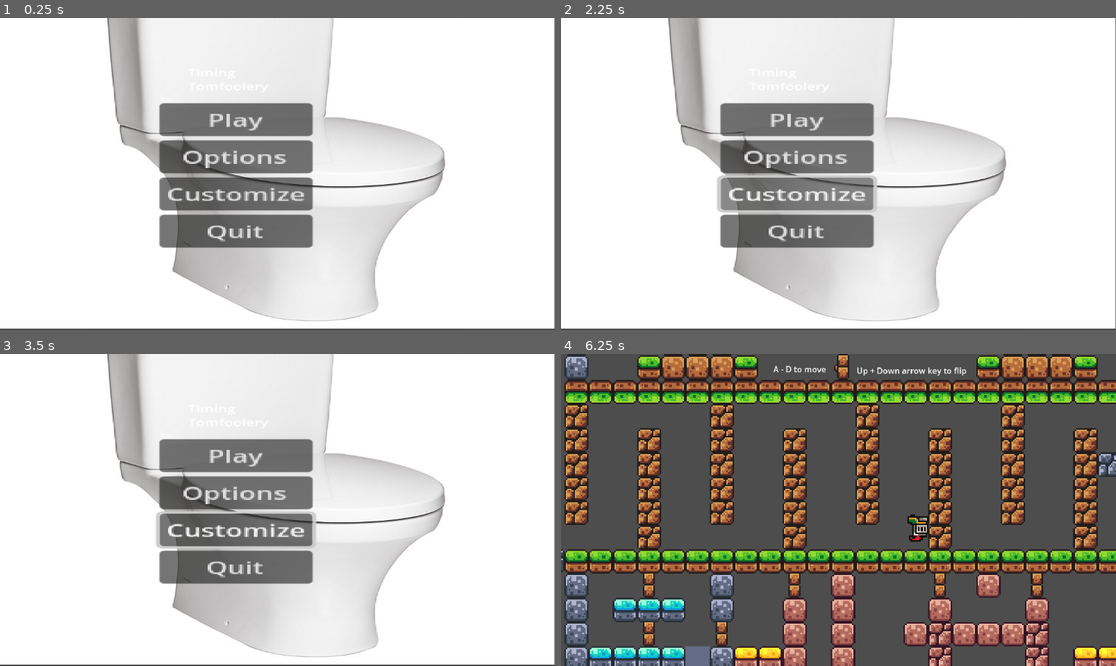
Above: before the commit, frames 1-4 (two rows, left to right).
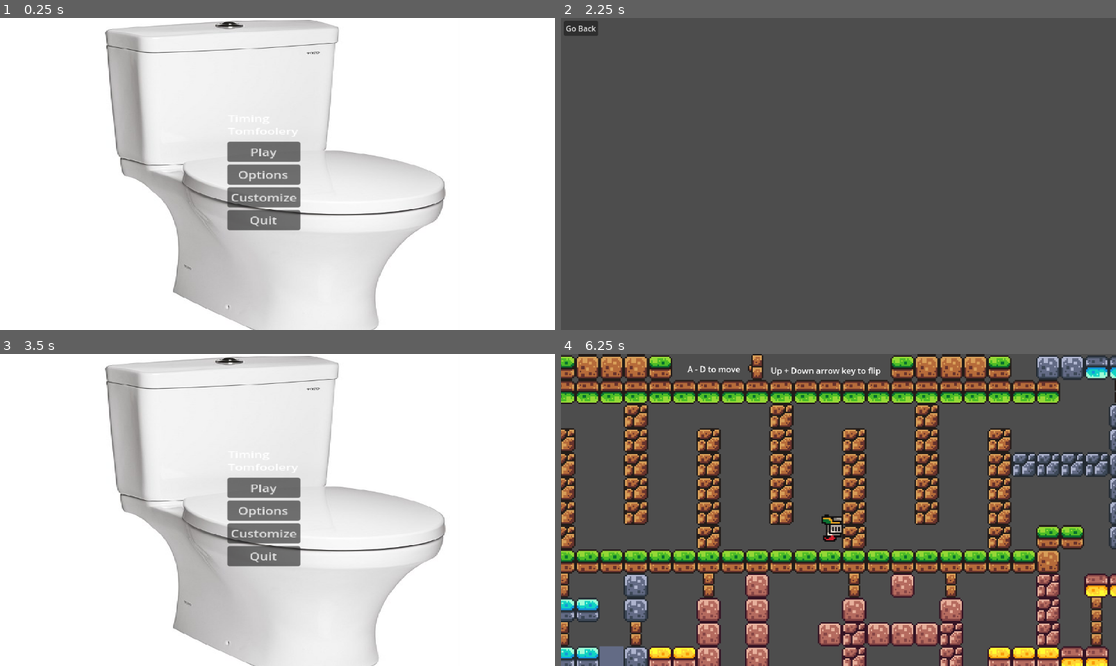
Above: after the commit, the same moments.

Repository: AirbusA340/YR-11-Game
Game: Godot game, scene res://scenes/menu.tscn
The game is run twice, just before and just after one commit, with the same random seed, the same clock (stepped at 60 frames per second) and the same inputs.
Inputs (mouse positions are in pixels of both pictures, inside the frame that each line leads up to):
- Up to frame 1 (0.25 s): no input
- Up to frame 2 (2.25 s): click "Options" at 0.5 s; click (583, 30) at 1.25 s, where only the run after the commit has a clickable "Go Back"; click "Customize" at 2 s
- Up to frame 3 (3.5 s): click (22, 363) at 2.75 s, where only the run after the commit has a clickable "Go Back"
- Up to frame 4 (6.25 s): click "Play" at 3.5 s; click "1" at 4.25 s; move the mouse to (960, 494) at 5.02 s; hold D (move_right) from 5.03 s (still down); click (960, 494) at 5.1 s; tap Space (Jump) at 5.27, 6.02 s; move the mouse to (727, 525) at 5.77 s; click (727, 525) at 5.85 s

The runs differ from the first frame. In frame 1, 19% of the frame differs, in the area x 0-100%, y 0-100%; in frame 2, 97%; in frame 3, 19%; in frame 4, 53%.

Commit message:
UI Part 3

Diff:
--- /dev/null
+++ b/scenes/customize.tscn
@@ -0,0 +1,23 @@
+[gd_scene load_steps=2 format=3 uid="uid://2rdltv2a1cnd"]
+
+[ext_resource type="Script" path="res://scripts/customize.gd" id="1_5q22m"]
+
+[node name="Customize" type="Control"]
+layout_mode = 3
+anchors_preset = 15
+anchor_right = 1.0
+anchor_bottom = 1.0
+grow_horizontal = 2
+grow_vertical = 2
+script = ExtResource("1_5q22m")
+
+[node name="Go Back" type="Button" parent="."]
+layout_mode = 0
+offset_left = 6.0
+offset_top = 6.0
+offset_right = 77.0
+offset_bottom = 37.0
+text = "Go Back
+"
+
+[connection signal="pressed" from="Go Back" to="." method="_on_go_back_pressed"]
--- a/scenes/game.tscn
+++ b/scenes/game.tscn
@@ -403,12 +403,15 @@
 
 [node name="Game" type="Node2D"]
 
-[node name="Camera2D" type="Camera2D" parent="."]
-zoom = Vector2(3.145, 3.145)
-
 [node name="Player" parent="." instance=ExtResource("1_qrjs4")]
 position = Vector2(-10, 19)
 script = ExtResource("2_hwa0s")
+
+[node name="Camera2D" type="Camera2D" parent="Player"]
+position = Vector2(10, -19)
+zoom = Vector2(3.145, 3.145)
+position_smoothing_enabled = true
+position_smoothing_speed = 2.0
 
 [node name="TileMap" type="TileMap" parent="."]
 position = Vector2(11, -6)
--- a/scenes/level_selection.tscn
+++ b/scenes/level_selection.tscn
@@ -70,4 +70,13 @@
 layout_mode = 2
 text = "     5     "
 
+[node name="Go Back button" type="Button" parent="."]
+layout_mode = 0
+offset_left = 9.0
+offset_top = 9.0
+offset_right = 80.0
+offset_bottom = 40.0
+text = "Go Back"
+
 [connection signal="pressed" from="TextureRect/MarginContainer/HBoxContainer/Button" to="." method="_on_button_pressed"]
+[connection signal="pressed" from="Go Back button" to="." method="_on_go_back_button_pressed"]
--- a/scenes/menu.tscn
+++ b/scenes/menu.tscn
@@ -12,40 +12,36 @@
 grow_vertical = 2
 script = ExtResource("1_elkt3")
 
-[node name="Camera2D" type="Camera2D" parent="."]
-position = Vector2(575, 325)
-
 [node name="TextureRect" type="TextureRect" parent="."]
 layout_mode = 1
 anchors_preset = 15
 anchor_right = 1.0
 anchor_bottom = 1.0
-offset_left = -2.0
-offset_top = -104.0
-offset_right = -2.0
-offset_bottom = -2.0
+offset_top = -11.0
+offset_bottom = 91.0
 grow_horizontal = 2
 grow_vertical = 2
+scale = Vector2(1, 0.92)
 texture = ExtResource("2_to3ay")
 
 [node name="RichTextLabel" type="RichTextLabel" parent="."]
 layout_mode = 2
-offset_left = 389.0
-offset_top = 100.0
-offset_right = 478.0
-offset_bottom = 146.0
-scale = Vector2(1.88546, 1.23415)
+offset_left = 473.0
+offset_top = 195.0
+offset_right = 573.0
+offset_bottom = 261.0
+scale = Vector2(1.64546, 1.15415)
 text = "Timing Tomfoolery
 "
 fit_content = true
 
 [node name="MarginContainer" type="MarginContainer" parent="."]
 layout_mode = 0
-offset_left = 330.0
-offset_top = 178.0
-offset_right = 419.0
-offset_bottom = 364.0
-scale = Vector2(3.57251, 2.20507)
+offset_left = 472.0
+offset_top = 257.0
+offset_right = 561.0
+offset_bottom = 443.0
+scale = Vector2(1.70308, 1.35148)
 
 [node name="VBoxContainer" type="VBoxContainer" parent="MarginContainer"]
 layout_mode = 2
--- /dev/null
+++ b/scenes/options.tscn
@@ -0,0 +1,23 @@
+[gd_scene load_steps=2 format=3 uid="uid://rr5x8kq8i7hk"]
+
+[ext_resource type="Script" path="res://scripts/options.gd" id="1_kfn4o"]
+
+[node name="Options" type="Control"]
+layout_mode = 3
+anchors_preset = 15
+anchor_right = 1.0
+anchor_bottom = 1.0
+grow_horizontal = 2
+grow_vertical = 2
+script = ExtResource("1_kfn4o")
+
+[node name="Go Back" type="Button" parent="."]
+layout_mode = 0
+offset_left = 8.0
+offset_top = 10.0
+offset_right = 79.0
+offset_bottom = 41.0
+text = "Go Back
+"
+
+[connection signal="pressed" from="Go Back" to="." method="_on_go_back_pressed"]
--- a/scripts/Menu.gd
+++ b/scripts/Menu.gd
@@ -8,12 +8,12 @@
 
 
 func _on_options_pressed():
-	pass # Replace with function body.
+	get_tree().change_scene_to_file("res://scenes/options.tscn")
 
 
 
 func _on_customize_pressed():
-	pass # Replace with function body.
+	get_tree().change_scene_to_file("res://scenes/customize.tscn")
 
 
 func _on_quit_pressed():
--- /dev/null
+++ b/scripts/customize.gd
@@ -0,0 +1,4 @@
+extends Control
+
+func _on_go_back_pressed():
+	get_tree().change_scene_to_file("res://scenes/menu.tscn")
--- a/scripts/level_selection.gd
+++ b/scripts/level_selection.gd
@@ -2,3 +2,7 @@
 
 func _on_button_pressed():
 	get_tree().change_scene_to_file("res://scenes/game.tscn")
+
+
+func _on_go_back_button_pressed():
+	get_tree().change_scene_to_file("res://scenes/menu.tscn")
--- /dev/null
+++ b/scripts/options.gd
@@ -0,0 +1,4 @@
+extends Control
+
+func _on_go_back_pressed():
+	get_tree().change_scene_to_file("res://scenes/menu.tscn")
